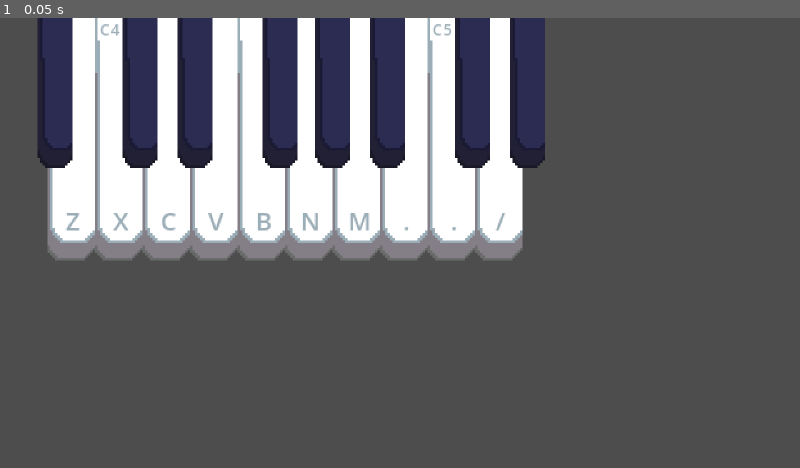
Above: before the commit, frame 1.
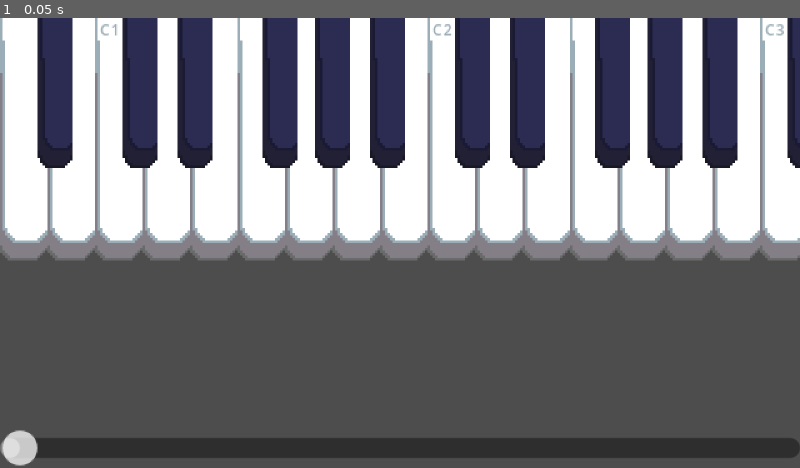
Above: after the commit, the same moment.

Repository: BeneUser/literalkeyboard
Game: Godot game, scene res://scenes/literalkeyboard.tscn
The game is run twice, just before and just after one commit, with the same random seed, the same clock (stepped at 60 frames per second) and the same inputs.
Inputs:
- Up to frame 1 (0.05 s): no input

The runs differ from the first frame. In frame 1, 25% of the frame differs, in the area x 0-100%, y 0-100%.

Commit message:
Changed spawning of keys and added rekeying

Diff:
--- a/scenes/key.gd
+++ b/scenes/key.gd
@@ -36,6 +36,7 @@
 @export var octave : int
 @export var noteID : int
 var whitekey : bool
+var literal_pos : float
 
 #These should be more dynamically more centrally handled,
 #depended how pitch of keys are distributed in a octave.
@@ -53,17 +54,7 @@
 func _ready() -> void:
 	load_sound()
 
-	#Assign label, if this is a whitekey.
-	if whitekey:
-		keylabel = $Label
-		var keycode = DisplayServer.keyboard_get_label_from_physical(keyboard_map.get(keyID))
-		var keystring = OS.get_keycode_string(keycode)
-		var keyboardlabel
-		if key_rename_map.has(keystring):
-			keyboardlabel = key_rename_map.get(keystring)
-		else:
-			keyboardlabel = keystring
-		keylabel.text = keyboardlabel
+	relabel_key()
 
 	#Assign notelabel, if this is the first key of an octave
 	#And (for now) if the key is a white key, which is the case for a normal piano layout.
@@ -108,8 +99,36 @@
 	audio_player.pitch_scale = warp_dict.get("warp-factor")
 
 
+
+func is_pressable() -> bool:
+	return keyID != -1
+
+## Change which physical keyboard key presses this virtual key.
+## May be -1 to make the key unpressable.
+func change_to_key(keyID):
+	self.keyID = keyID
+	relabel_key()
+
+func relabel_key() -> void:
+	#Assign label, if this is a whitekey.
+	if whitekey:
+		keylabel = $Label
+
+		#Add or remove label depending on if this key is currently pressable.
+		if is_pressable():
+			var keycode = DisplayServer.keyboard_get_label_from_physical(keyboard_map.get(keyID))
+			var keystring = OS.get_keycode_string(keycode)
+			var keyboardlabel
+			if key_rename_map.has(keystring):
+				keyboardlabel = key_rename_map.get(keystring)
+			else:
+				keyboardlabel = keystring
+			keylabel.text = keyboardlabel
+		else:
+			keylabel.text = ""
+
 func _unhandled_key_input(event: InputEvent) -> void:
-	if event is InputEventKey and event.physical_keycode == keyboard_map.get(keyID):
+	if self.is_pressable() and event is InputEventKey and event.physical_keycode == keyboard_map.get(keyID):
 		if event.is_pressed() and !is_pressed:
 			is_pressed = true
 			unpressed.visible = false
--- a/scenes/keyboard.gd
+++ b/scenes/keyboard.gd
@@ -1,8 +1,15 @@
 extends Control
 
+@onready var position_slider: HSlider = $slider
+
+#Defines notespace
 var keys : Array
-@export var octaves = 8
+@export var octaves = 9
 @export var notesinoctave = 12
+@export var min_octavepos = 0
+@export var min_notepos = 9
+@export var max_octavepos = 8
+@export var max_notepos = 0
 
 #Defines pressable keyarea.
 @export var left_octavepos = 3
@@ -27,11 +34,34 @@
 # Called when the node enters the scene tree for the first time.
 func _ready() -> void:
 	keys.resize(octaves*notesinoctave)
-	init_spawn()
-
-
-
-func init_spawn() -> void:
+	init_spawn_keyboard()
+
+
+func init_spawn_keyboard() -> void:
+	var cur_octavepos = min_octavepos
+	var cur_notepos = min_notepos
+
+	var newkeypacked
+	var cur_keywidth
+	var cur_keyheight
+	#Loop invariant: All keys < cur_pos have been spawned.
+	while cur_octavepos < max_octavepos or (cur_octavepos == max_octavepos and cur_notepos <= max_notepos):
+		if keytype_map[cur_notepos] == 0:
+			newkeypacked = packedwhitekey
+			cur_keywidth = TEST_whitekeywidth
+			cur_keyheight = TEST_whitekeyheight
+		else:
+			newkeypacked = packedblackkey
+			cur_keywidth = TEST_blackkeywidth
+			cur_keyheight = TEST_blackkeyheight
+		spawn_packedkey(newkeypacked, -1, cur_octavepos, cur_notepos, literal_pos(cur_octavepos, cur_notepos), 0, cur_keywidth, cur_keyheight)
+
+		#Increment positions.
+		var inc = increment_notepos(cur_octavepos, cur_notepos)
+		cur_octavepos = inc[0]
+		cur_notepos = inc[1]
+
+func init_spawn_old() -> void:
 	#current white-key spawning position on x-axis
 	var cur_xpos = 0
 
@@ -106,6 +136,31 @@
 		note = note % notesinoctave
 		octave += 1
 	return [octave, note]
+
+func decrement_notepos(octave, note) -> Array[int]:
+	note -= 1
+	if note < 0:
+		note = notesinoctave - 1
+		octave -= 1
+	return [octave, note]
+
+func literal_pos(octave, noteID) -> int:
+	#Check that given pos is not out of note space.
+	if not (min_octavepos <= octave and octave <= max_octavepos
+		and min_notepos <= noteID and noteID <= max_notepos):
+		push_warning("Key at oct: " + str(octave) + ", noteID: " + str(noteID) + " is not in note space!")
+
+	#Get how many white keys there are until the given position
+	var num_whitekeys_until_keyboard = keytype_map.count(0) * min_octavepos + keytype_map.slice(0, min_notepos).count(0)
+	var num_whitekeys = -num_whitekeys_until_keyboard + keytype_map.count(0) * octave + keytype_map.slice(0, noteID).count(0)
+
+	#Get the literal position on the movable keyboard
+	# dependent on if this is a white or black key.
+	var pos = num_whitekeys * TEST_whitekeywidth
+	if keytype_map[noteID] != 0:
+		pos -= int((TEST_blackkeywidth / 2.0) * (2-keytype_map[noteID])) #Shift spawning pos to the left
+	return pos
+
 
 func keyboardpos_black(pos) -> bool:
 	return pos % 200 >= 100
@@ -130,6 +185,7 @@
 	key.keyID = keyID
 	key.octave = octave
 	key.noteID = noteID
+	key.literal_pos = literal_pos(octave, noteID)
 
 	key.position = Vector2(x, y)
 	key.size = Vector2(width, height)
--- a/scenes/literalkeyboard.tscn
+++ b/scenes/literalkeyboard.tscn
@@ -10,3 +10,13 @@
 grow_horizontal = 2
 grow_vertical = 2
 script = ExtResource("1_t5lno")
+
+[node name="slider" type="HSlider" parent="." unique_id=1861528266]
+z_index = 10
+layout_mode = 1
+anchors_preset = -1
+anchor_top = 0.9110001
+anchor_right = 1.0
+anchor_bottom = 1.0
+offset_top = 0.019989014
+grow_vertical = 2
